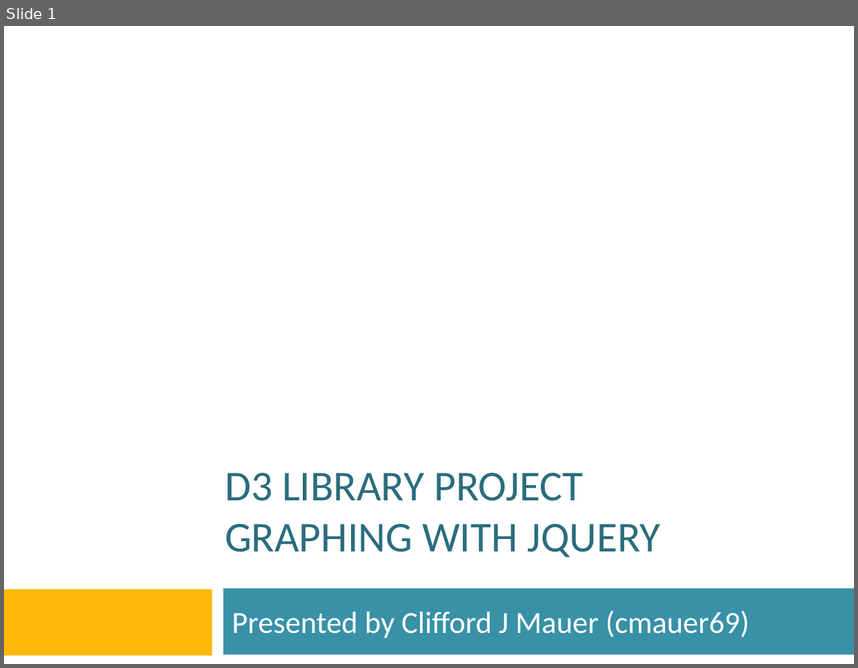
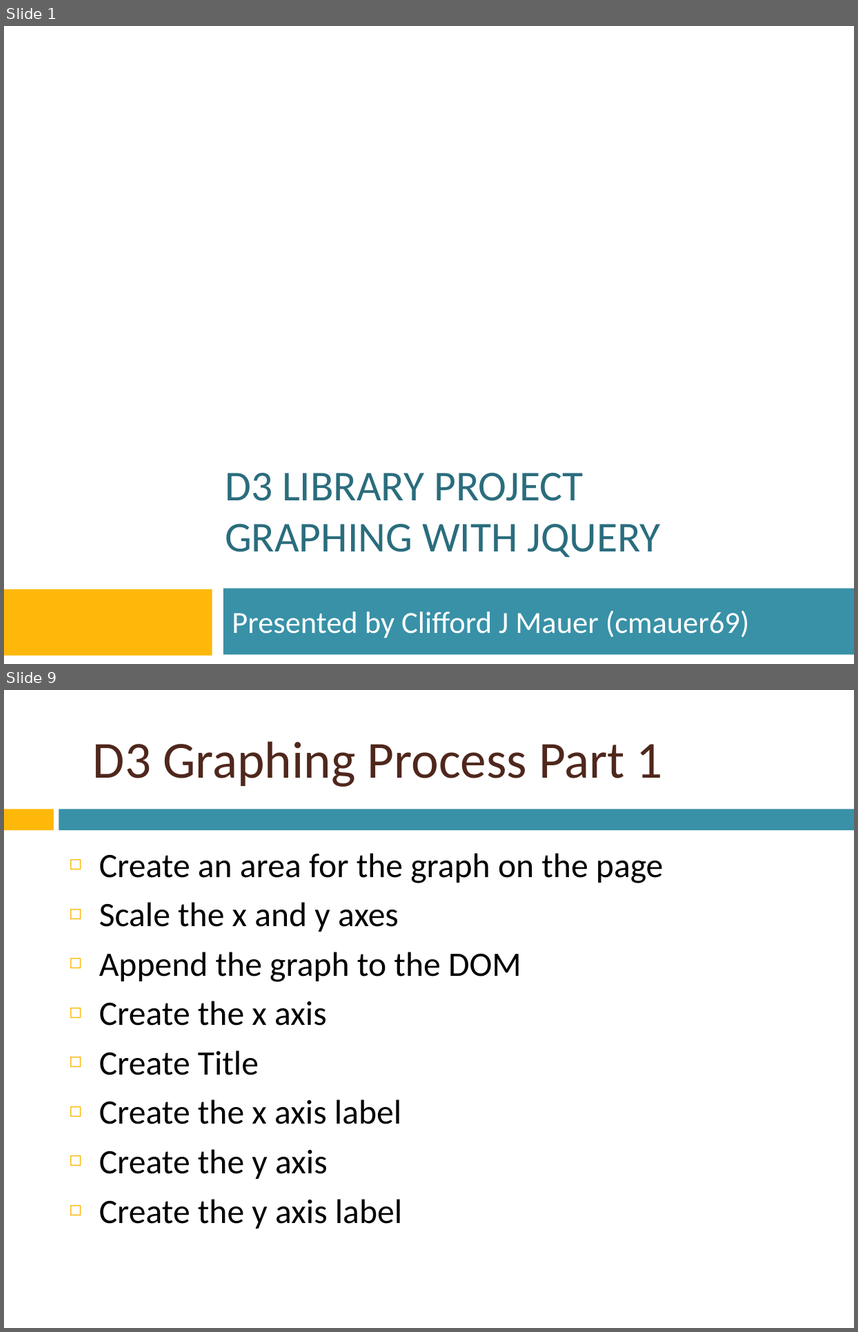
Before and after one commit to htc-ccis2591/js-library-project, a slide deck: D3-Library-project.pptx. Shown one above the other, each under a label of ours: slide 1 before the commit, slides 1 and 9 after it; the slides between them are not shown. The pictures are 858x668 and 858x1332 pixels, drawn with LibreOffice and Linux fonts; fonts in the diff are those of the drawing; background and template pictures are left out. Boxes give left, top, right and bottom in pixels: in the first picture for what was removed or moved away, otherwise in the second. Text is boxed around its words. In the diff, an @@ line names an element or a change of style, - is before the commit and + after.

```diff
--- a/D3-Library-project.pptx
+++ b/D3-Library-project.pptx
@@ slide 9 added at (4, 690, 854, 1328), background picture (left out) @@
@@ title added at (93, 741, 663, 787), 44 pt, text #4F271C @@
+D3 Graphing Process Part 1
@@ rectangle added at (4, 809, 53, 830), fill #FEB80A @@
@@ rectangle added at (59, 809, 854, 830), fill #3891A7 @@
@@ text added at (99, 853, 663, 1228), 29 pt, text #000000 @@
+◻ Create an area for the graph on the page
+◻ Scale the x and y axes
+◻ Append the graph to the DOM
+◻ Create the x axis
+◻ Create Title
+◻ Create the x axis label
+◻ Create the y axis
+◻ Create the y axis label
```
Also in this commit, not shown: 3 slides changed, 15 other slides added, 16 slides removed.
